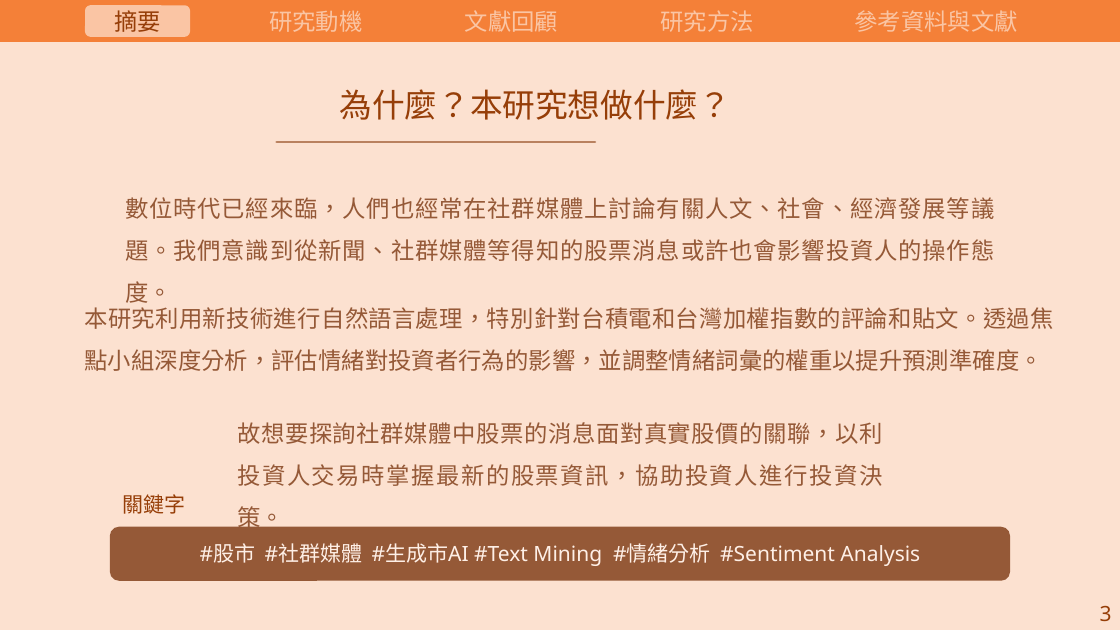
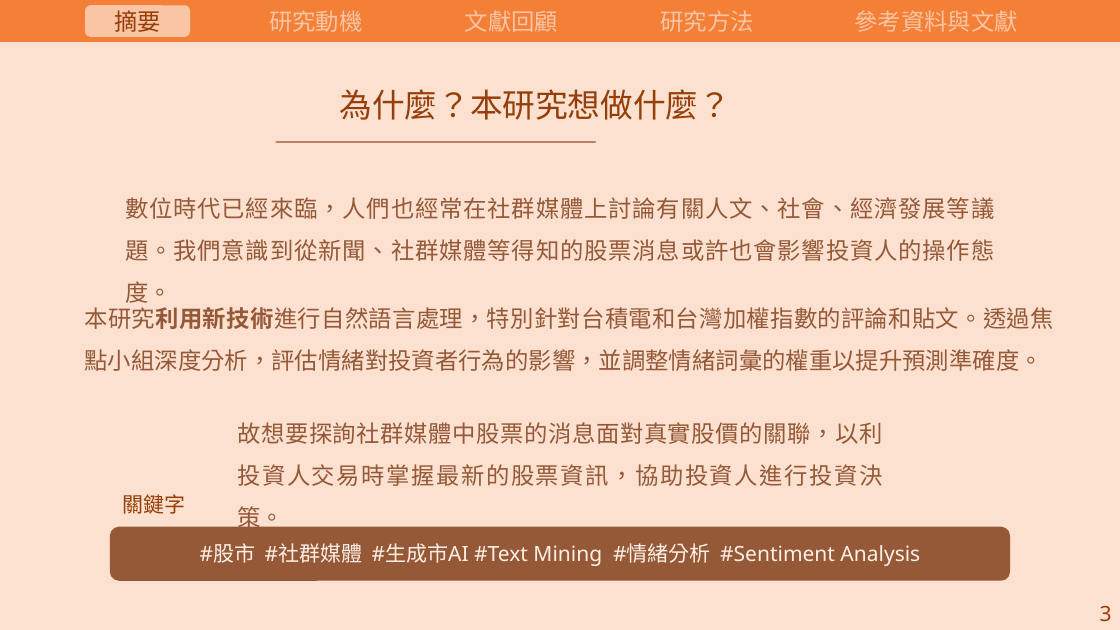
Before and after one commit to carina419/NTUST, a slide deck: slide 4 of 112-2/MI6006701 研究方法/研究方法期末報告.pptx. Drawn at 1120x630 pixels with LibreOffice and Linux fonts; fonts in the diff are those of the drawing. Boxes give left, top, right and bottom in pixels: in the first picture for what was removed or moved away, otherwise in the second. Text is boxed around its words. In the diff, an @@ line names an element or a change of style, - is before the commit and + after.

```diff
--- a/112-2/MI6006701 研究方法/研究方法期末報告.pptx
+++ b/112-2/MI6006701 研究方法/研究方法期末報告.pptx
@@ text "本研究利用新技術進行自然語言處理，特別針對台積電和台灣加權指數的評論和貼文。透過焦點小組深度分析，評估情緒對投資者行為的 ..." at <box>85,307,1054,371</box>: bold on in "本研究利用新技術進行自然語言處理，特別針對台積電和台灣加權指數的評論和貼文。透過焦點小組深度分析，評估情緒對投資者行為的 ..." @@
```
Also in this commit, not shown: 12 other slides changed, 3 slides added, 2 slides removed, 2 other files.
